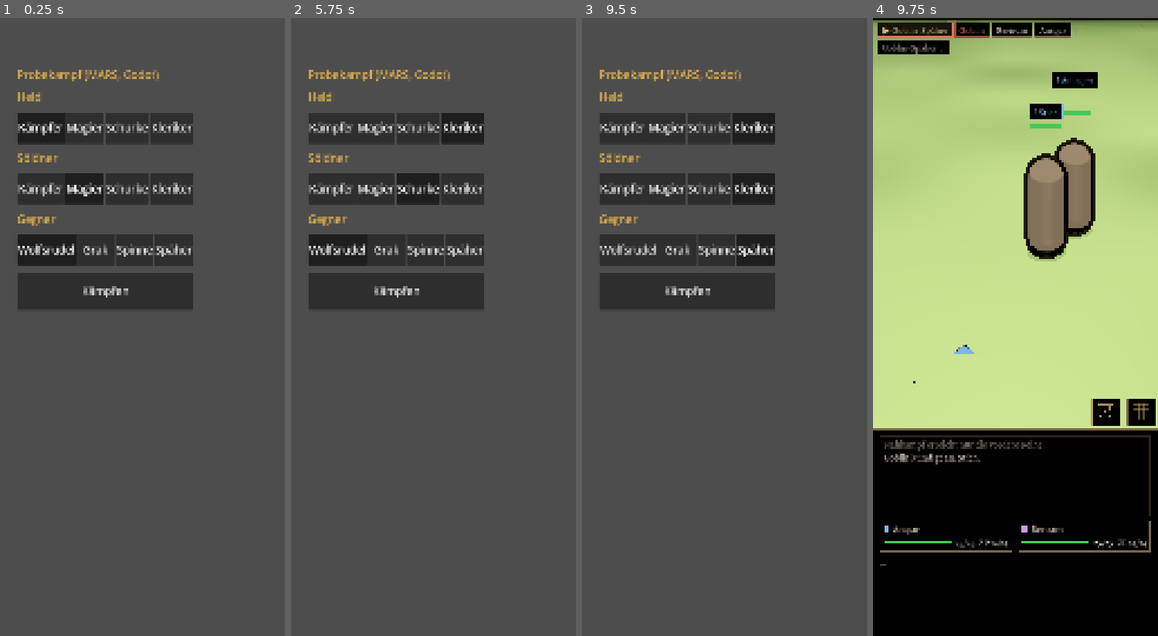
Above: before the commit, frames 1-4 (left to right).
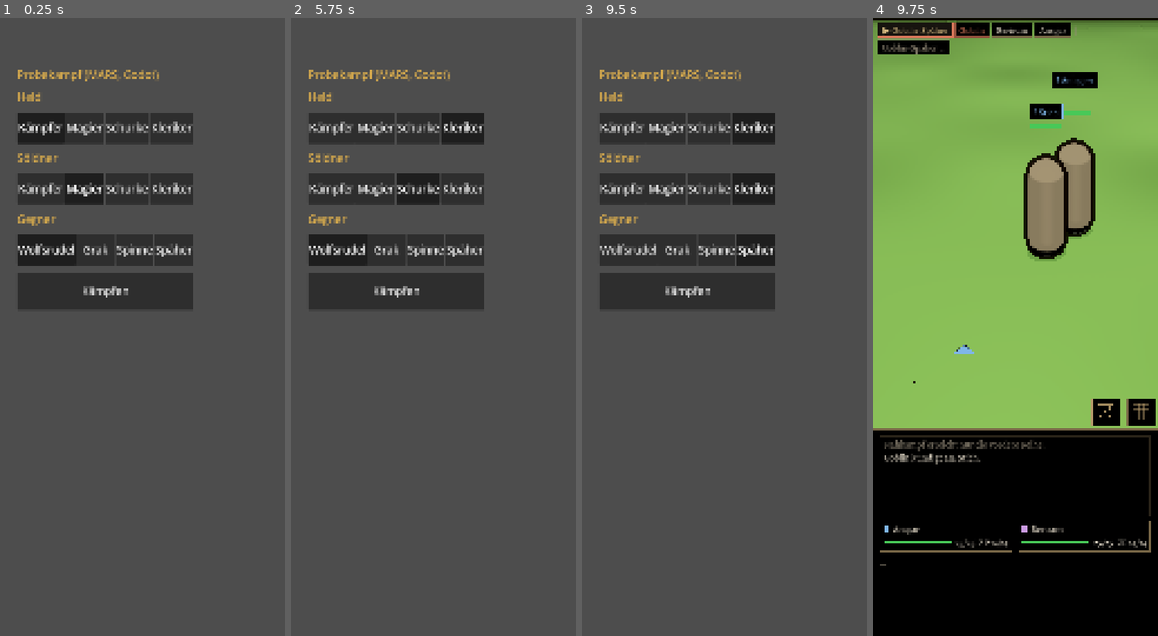
Above: after the commit, the same moments.

Repository: tramour-cmyk/androidapp_rpg_bornim
Game: Godot game, scene res://kampf/probe.tscn
Same seed, same stepped clock (60 frames per second), same inputs: the game is played once before the commit and once after it.
Inputs:
- Up to frame 1 (0.25 s): no input
- Up to frame 2 (5.75 s): click "Kämpfer" at 0.5 s; click "Magier" at 1.25 s; click "Schurke" at 2 s; click "Kleriker" at 2.75 s; click "Kämpfer" at 3.5 s; click "Magier" at 4.25 s; click "Schurke" at 5 s
- Up to frame 3 (9.5 s): click "Kleriker" at 5.75 s; click "Wolfsrudel" at 6.5 s; click "Grak" at 7.25 s; click "Spinne" at 8 s; click "Späher" at 8.75 s
- Up to frame 4 (9.75 s): click "Kämpfen" at 9.5 s

Frames 1-3 are identical in both runs. In frame 4, 58% of the frame differs, in the area x 0-100%, y 0-67%.

Commit message:
348.7: Prüferbefund Lauf 14: Knöpfe einer Zeile in einer Schrift, lange Aufschriften breiter; Bericht ohne Lücke oben; Würfelkasten mit altem Wortlaut (daneben, kritisch, Vorteil, Rettungswurf) und ohne Figuren oder Ansagen zu verdecken; Lichtung und Weg grüner und dunkler wie alt, Waldinneres heller; Wolf mit tieferem Rumpf, kürzer sichtbaren, kräftigeren Läufen, Rost weniger orange; Fichten heller, zackig in Stufen, Waldrand hinter den Gegnern weiter weg
Co-Authored-By: Claude Opus 5.5 <noreply@anthropic.com>
Claude-Session: https://claude.ai/code/session_01L9ooAJsZ3HKoHLbqcYT69Z

Diff:
--- a/godot/kampf/halm.gdshader
+++ b/godot/kampf/halm.gdshader
@@ -19,7 +19,8 @@
 	vec4 c = texture(tex, UV);
 	if (c.a < 0.5) discard;
 	if (!FRONT_FACING) NORMAL = -NORMAL;   // Rueckseite wie Vorderseite beleuchten (Build 11: nachts halbe Bueschel schwarz)
-	ALBEDO = c.rgb * tint * (0.82 + 0.18 * (1.0 - UV.y));
+	// grüner und etwas dunkler wie der Boden (wald_boden.gdshader, Prüfer Lauf 14)
+	ALBEDO = c.rgb * tint * (0.82 + 0.18 * (1.0 - UV.y)) * vec3(0.64, 0.80, 0.62);
 	ROUGHNESS = 1.0; SPECULAR = 0.0; METALLIC = 0.0;
 }
 void light() {
--- a/godot/kampf/kampf_ui.gd
+++ b/godot/kampf/kampf_ui.gd
@@ -39,6 +39,7 @@
 var ring_t0 := 0
 var roll_shown = null
 var roll_at := 0
+var sign_rects := []      # Ansagen dieses Bildes, damit der Würfelkasten ihnen ausweicht
 var dp := 2.6
 var font: Font
 var font_px := 38
@@ -252,8 +253,8 @@
 			break
 		y -= rows.size() * lh
 		rows_all.push_front([y, rows])
-	# like the old Column: while all lines fit they stand from the top, no empty line above (Prüfer Stand 7)
-	if not rows_all.is_empty() and rows_all.size() == lines.size():
+	# the shown lines stand from the top, no gap above them (Prüfer Stand 7, Lauf 14: „Lücke unter einer Zeile“)
+	if not rows_all.is_empty():
 		var lift: float = rows_all[0][0]
 		for block in rows_all:
 			block[0] -= lift
@@ -404,20 +405,41 @@
 	return b
 
 
-## Eine Knopfzeile; Wörter werden nie getrennt, der Text wird kleiner, bis er passt.
-func _row(items: Array) -> HBoxContainer:
+## Eine Knopfzeile; Wörter werden nie getrennt; lange Aufschriften bekommen mehr Breite, erst dann wird der Text kleiner,
+## eine Größe für alle (Prüfer Lauf 14: „SÖLDNER SELBST“, „HELD SELBST“ kleiner als die übrigen Knöpfe).
+func _row(items: Array, fs_cap := 0) -> HBoxContainer:
 	var r := HBoxContainer.new()
 	r.add_theme_constant_override("separation", int(6 * dp))
-	var inner := get_viewport().get_visible_rect().size.x - 2 * (8 + 10) * dp
-	var each := (inner - 6 * dp * (items.size() - 1)) / maxf(1, items.size()) - 14 * dp
-	for b in items:
-		var fs: int = b.get_theme_font_size("font_size")
-		var fnt: Font = b.get_theme_font("font")
-		while fs > int(9 * dp) and fnt.get_string_size(b.text, HORIZONTAL_ALIGNMENT_LEFT, -1, fs).x + b.text.length() * 1.2 * dp > each:
-			fs -= 1
+	var fs := mini(_row_size(items), fs_cap) if fs_cap > 0 else _row_size(items)
+	var ws := _text_widths(items, fs)
+	for i in items.size():
+		var b: Button = items[i]
 		b.add_theme_font_size_override("font_size", fs)
+		b.size_flags_stretch_ratio = maxf(ws[i], 1.0)
 		r.add_child(b)
 	return r
+
+
+func _text_widths(items: Array, fs: int) -> Array:
+	var ws := []
+	for b in items:
+		var fnt: Font = b.get_theme_font("font")
+		ws.append(fnt.get_string_size(b.text, HORIZONTAL_ALIGNMENT_LEFT, -1, fs).x + b.text.length() * 1.2 * dp + 14 * dp)
+	return ws
+
+
+## Die größte Schrift (höchstens 13 sp), mit der alle Aufschriften der Zeile passen, wenn jeder Knopf nach seiner Aufschrift breit ist.
+func _row_size(items: Array) -> int:
+	var inner := get_viewport().get_visible_rect().size.x - 2 * (8 + 10) * dp - 6 * dp * (items.size() - 1)
+	var fs := sp(13)
+	while fs > int(9 * dp):
+		var sum := 0.0
+		for w in _text_widths(items, fs):
+			sum += w
+		if sum <= inner:
+			break
+		fs -= 1
+	return fs
 
 
 ## Choices in rows: two side by side, three when there are more than four (SkirmishScreen.Choices), 48 dp high.
@@ -470,7 +492,7 @@
 	match pick:
 		"main":
 			var reach: Array = m.targets(f)
-			orders.add_child(_row([
+			var top := [
 				_button(t("Angriff", "Attack"), not reach.is_empty(), func():
 					if reach.size() == 1:
 						k.order(["attack", reach[0].id])
@@ -479,7 +501,7 @@
 				_button(t("Können", "Skills"), not m.moves(f).is_empty(), func(): _set_pick("skills")),
 				_button(t("Tasche", "Bag"), not m.drinkable().is_empty(), func(): _set_pick("bag")),
 				_button(t("Wechsel", "Switch"), m.can_swap(f) or m.can_draw(f), func(): _set_pick("place")),
-			]))
+			]
 			var low := [_button(t("Abwehr", "Defend"), true, func(): k.order(["wait"]), false, true)]
 			if f.hero != null and f.hero.cls == "FIGHTER":
 				low.append(_button(t("Decken", "Cover"), not m.guardable(f).is_empty(), func(): k.order(["guard"]), false, true))
@@ -501,7 +523,10 @@
 					elif m.set_autopilot(true, k.shown.hp.get(lead.id, lead.hp)) and m.pilot_next():
 						k.go_on()
 				refresh(), m.autopilot, true))
-			orders.add_child(_row(low))
+			# beide Zeilen in einer Schriftgröße
+			var fs := mini(_row_size(top), _row_size(low))
+			orders.add_child(_row(top, fs))
+			orders.add_child(_row(low, fs))
 		"target":
 			var items := []
 			for tg in m.targets(f):
@@ -799,7 +824,9 @@
 			y = low + step
 		s.y = y
 		placed.append(s)
+	sign_rects.clear()
 	for s in placed:
+		sign_rects.append(Rect2(s.x, s.y, s.w, s.h))
 		var r := Rect2(s.x, s.y, s.w, s.h)
 		# a thin stroke down to the one who announces it, so a sign pushed up still belongs to someone
 		var fx := clampf(s.fx, r.position.x + 4 * dp, r.end.x - 4 * dp)
@@ -893,16 +920,56 @@
 	var total := int(r[1]) + int(r[2])
 	var hit: bool = r[4]
 	var by = kampfort.mars.find(actor_id) if actor_id != null else null
-	var helps: bool = hit if by == null or by.side == "PARTY" else not hit
-	var txt: String = "%d %s %d = %d %s %d · %s" % [int(r[1]), "+" if int(r[2]) >= 0 else "−", absi(int(r[2])), total, t("gegen RK", "vs AC"), int(r[3]),
-		t("Treffer", "hit") if hit else t("verfehlt", "miss")]
+	# gold, wenn es der Gruppe hilft: ihr Angriff trifft, ihr Ziel scheitert am Rettungswurf; gegen sie umgekehrt
+	var works: bool = hit if r[0] == "ATTACK" else not hit
+	var helps: bool = works if by == null or by.side == "PARTY" else not works
+	# Wortlaut wie RollTag (SkirmishScreen.kt): Vorteil/Nachteil, kritisch, daneben; Rettungswurf „RW … gegen SG … · geschafft“
+	var bonus := ("− %d" % -int(r[2])) if int(r[2]) < 0 else ("+ %d" % int(r[2]))
+	var txt: String
+	if r[0] == "ATTACK":
+		var mode := ""
+		if int(r[5]) > 0:
+			mode = t(" (Vorteil)", " (advantage)")
+		elif int(r[5]) < 0:
+			mode = t(" (Nachteil)", " (disadvantage)")
+		var res := t("kritisch", "critical") if int(r[1]) == 20 else (t("Treffer", "hit") if hit else t("daneben", "miss"))
+		txt = "%d%s %s = %d %s %d · %s" % [int(r[1]), mode, bonus, total, t("gegen RK", "vs AC"), int(r[3]), res]
+	else:
+		txt = "%s %d %s = %d %s %d · %s" % [t("RW", "Save"), int(r[1]), bonus, total, t("gegen SG", "vs DC"), int(r[3]),
+			t("geschafft", "success") if hit else t("misslungen", "failure")]
 	var w := minf(340 * dp, sr.size.x - 8 * dp)
 	var tw := font.get_string_size(txt, HORIZONTAL_ALIGNMENT_LEFT, -1, fs).x + 16 * dp
 	w = minf(w, tw)
 	var h := fs * 1.35 + 6 * dp
 	var foot := _foot(fig)
 	var x := clampf(foot.x - w / 2, 4 * dp, sr.size.x - w - 4 * dp)
-	var y := maxf(4 * dp, foot.y - _tall(fig) - 78 * dp)
+	# über dem Getroffenen, aber nicht auf einer anderen Figur oder Ansage (Prüfer Lauf 14: „Wurfzeile über Wolf“):
+	# erst über dem Kopf, sonst höher, sonst unter den Füßen
+	var block := sign_rects.duplicate()
+	for id in kampfort.figures:
+		var o = kampfort.figures[id]
+		if o == fig or not o.visible:
+			continue
+		var of := _foot(o)
+		var ot := _tall(o)
+		block.append(Rect2(of.x - ot * 0.4, of.y - ot, ot * 0.8, ot))
+	var top := foot.y - _tall(fig) - 12 * dp - h
+	var tries := []
+	for k in 6:
+		tries.append(top - k * (h + 4 * dp))
+	tries.append(foot.y + 8 * dp)
+	var y := maxf(4 * dp, top)
+	for yy in tries:
+		if yy < 4 * dp or yy + h > sr.size.y - 4 * dp:
+			continue
+		var free := true
+		for b in block:
+			if b.intersects(Rect2(x, yy, w, h)):
+				free = false
+				break
+		if free:
+			y = yy
+			break
 	var rr := Rect2(x, y, w, h)
 	overlay.draw_rect(rr, Color(0, 0, 0, alpha))
 	overlay.draw_rect(rr, Color(GOLD if helps else RIM, alpha * (1.0 if helps else RIM.a)), false, maxf(1.0, dp))
--- a/godot/kampf/kampfort.gd
+++ b/godot/kampf/kampfort.gd
@@ -94,7 +94,8 @@
 func _setup_world() -> void:
 	var env := Environment.new()
 	env.background_mode = Environment.BG_COLOR
-	env.background_color = Color(0.08, 0.13, 0.10)
+	# Prüfer Lauf 14: obere Bildhälfte dunkel (Mittel 16–54 gegen alt 33–87); Waldinneres heller grün, Ferne wie alt oben (32/42/26)
+	env.background_color = Color(0.13, 0.17, 0.10)
 	env.ambient_light_source = Environment.AMBIENT_SOURCE_COLOR
 	env.ambient_light_color = Color(0.62, 0.66, 0.75)     # wie Toms licht.gd am Tag
 	# heller als im Dorf: der alte Kampfort ist im Mittel 78 hell, neu mit Dorflicht 54, so 72 (Prüfer Stand 7: Wald zu dunkel)
@@ -104,7 +105,7 @@
 	env.adjustment_saturation = 0.8
 	env.adjustment_contrast = 1.06
 	env.fog_enabled = true
-	env.fog_light_color = Color(0.08, 0.13, 0.10)         # dunkles Waldinneres (ForestCam #14221A)
+	env.fog_light_color = Color(0.17, 0.23, 0.14)         # Waldinneres (ForestCam #14221A, heller: Prüfer Lauf 14)
 	env.fog_density = 0.018
 	var we := WorldEnvironment.new()
 	we.environment = env
--- a/godot/kampf/wald_boden.gdshader
+++ b/godot/kampf/wald_boden.gdshader
@@ -21,8 +21,11 @@
 	float nz = vnoise(p * 0.35) * 0.65 + vnoise(p * 1.1) * 0.35;
 	vec3 g = mix(texture(gras, p / 2.32).rgb, texture(gras, vec2(p.y, -p.x) / 3.07 + 0.37).rgb, smoothstep(0.35, 0.65, nz));
 	g *= 0.9 + 0.2 * vnoise(p * 0.18);
+	// Prüfer Lauf 14: Lichtung heller und gelber als alt (Mittel 133/131/89 gegen 99/115/68); grüner und etwas dunkler
+	g *= vec3(0.62, 0.78, 0.60);
 	vec3 e = texture(erde, p / 2.32 + 0.11).rgb;
 	float el = dot(e, vec3(0.33));
+	e *= vec3(0.66, 0.66, 0.62);     // Weg: vorn links Helligkeit 150–194 gegen alt 120 (Prüfer Lauf 14)
 	float earth = smoothstep(0.42, 0.62, m.r + (el - 0.38) * 0.6 + (nz - 0.5) * 0.12);
 	float verge = smoothstep(0.08, 0.4, m.r) * (1.0 - earth);
 	vec3 col = mix(g * (1.0 - 0.22 * verge) + vec3(0.03, 0.02, 0.0) * verge, e, earth);
Not shown, changed: tools/blender348/kampfort_wald.py
Not shown, changed: tools/blender348/wolf.py
